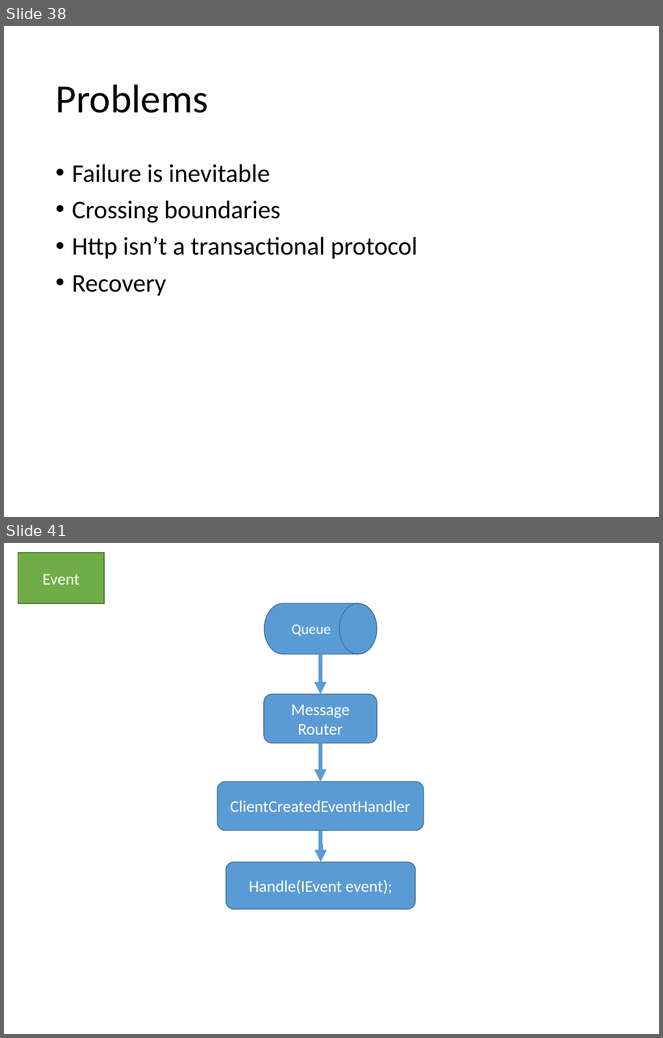
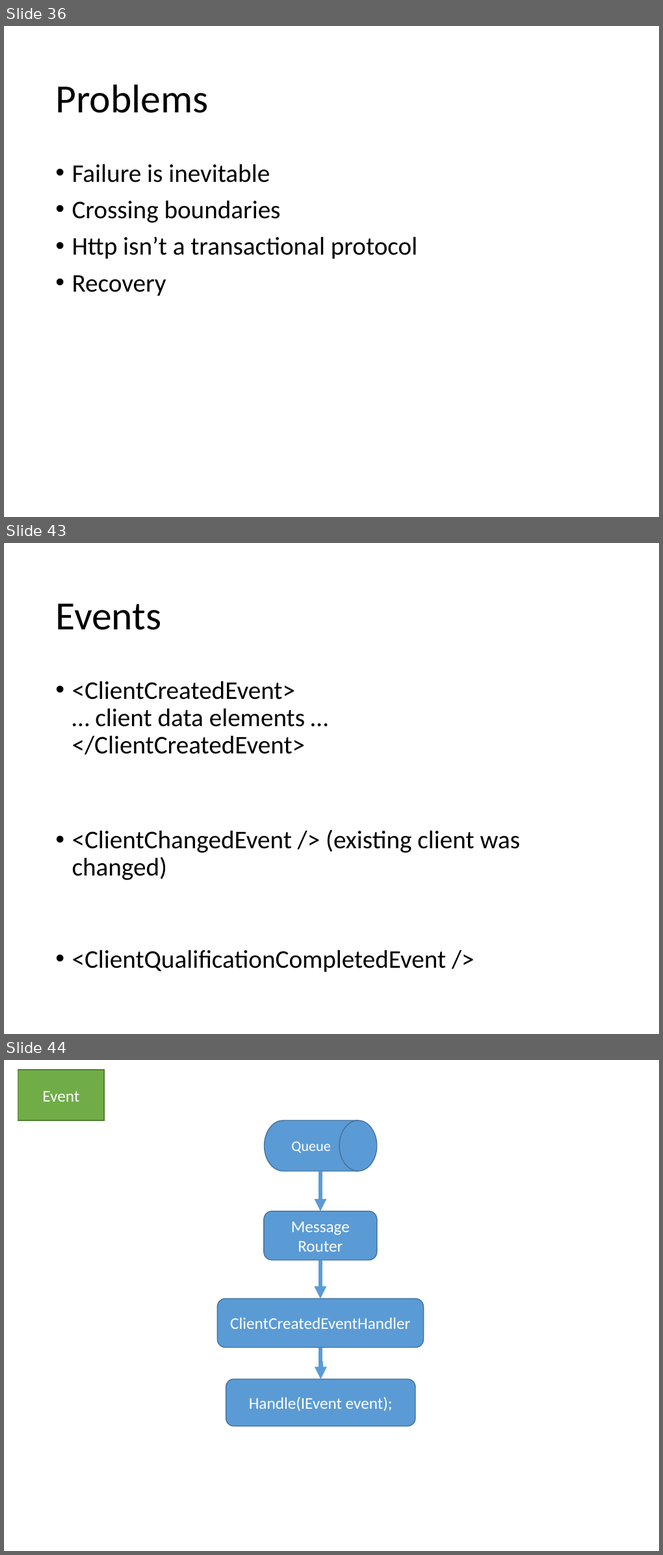
Before and after one commit to keithelder/StartR, a slide deck: slides/WebAppsReImagined.pptx. Shown one above the other, each under a label of ours: slides 38 and 41 before the commit, slides 36, 43 and 44 after it; the slides between them are not shown. The pictures are 663x1038 and 663x1555 pixels, drawn with LibreOffice and Linux fonts; fonts in the diff are those of the drawing. Boxes give left, top, right and bottom in pixels: in the first picture for what was removed or moved away, otherwise in the second. Text is boxed around its words. In the diff, an @@ line names an element or a change of style, - is before the commit and + after.

```diff
--- a/slides/WebAppsReImagined.pptx
+++ b/slides/WebAppsReImagined.pptx
@@ slide 43 added at bbox=[4, 543, 659, 1034], background #FFFFFF @@
@@ title added at bbox=[55, 603, 161, 630], 44 pt, text #000000 @@
+Events
@@ text added at bbox=[72, 681, 521, 973], 28 pt, text #000000 @@
+• <ClientCreatedEvent>
+  … client data elements …
+  </ClientCreatedEvent>
+• <ClientChangedEvent /> (existing client was changed)
+• <ClientQualificationCompletedEvent />
@@ what was slide 38 is now slide 36 @@
@@ what was slide 41 is now slide 44 @@
```
Also in this commit, not shown: 2 slides changed, 6 other slides added, 4 slides removed.
